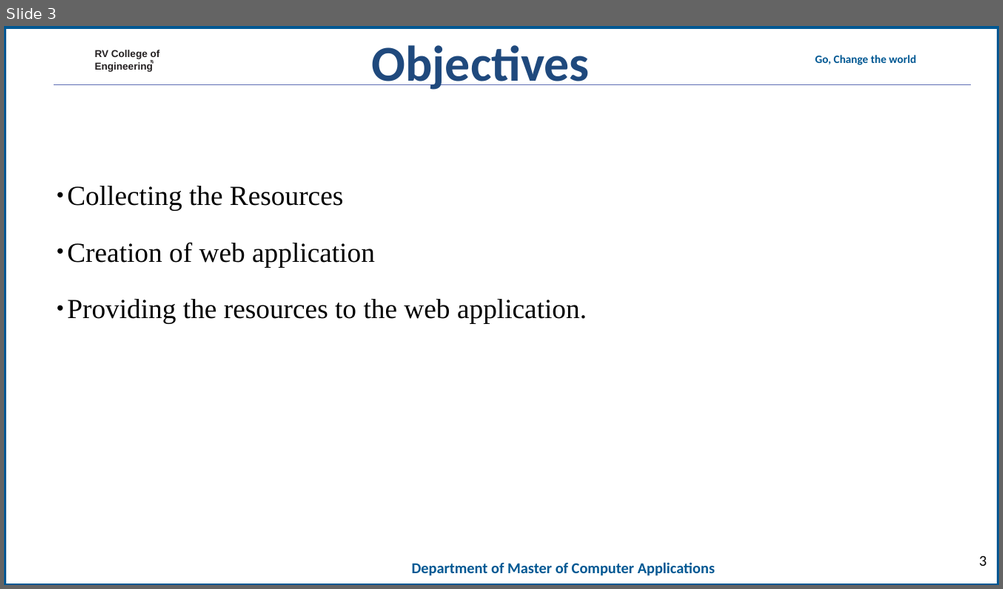
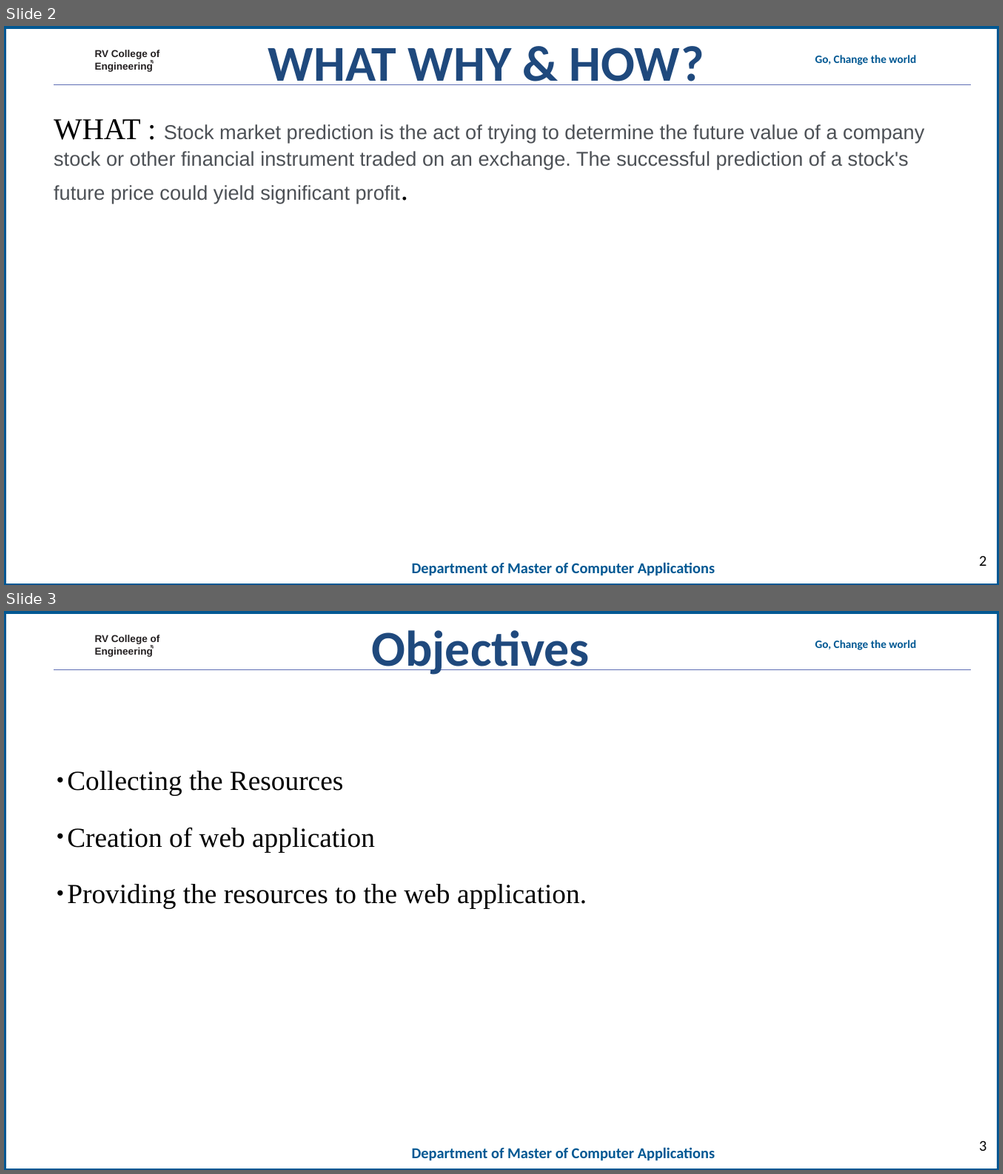
Before and after one commit to mohanrockz/Minor-Project, a slide deck: 20mca36-Minor Project_Phase 2_template.ppt. Shown one above the other, each under a label of ours: slide 3 before the commit, slides 2 and 3 after it. The pictures are 1003x589 and 1003x1174 pixels, drawn with LibreOffice and Linux fonts; fonts in the diff are those of the drawing; background and template pictures are left out. Boxes give left, top, right and bottom in pixels: in the first picture for what was removed or moved away, otherwise in the second. Text is boxed around its words. In the diff, an @@ line names an element or a change of style, - is before the commit and + after.

```diff
--- a/20mca36-Minor Project_Phase 2_template.ppt
+++ b/20mca36-Minor Project_Phase 2_template.ppt
@@ slide 2 added at bbox=[4, 26, 999, 585], background #FFFFFF; not listed: 7 template elements that a slide beside it also shows @@
@@ title added at bbox=[268, 46, 704, 85], 80 pt, text #1F497D, bold @@
+WHAT WHY & HOW?
@@ text added at bbox=[54, 119, 924, 204], 32 pt, text #4D5156 @@
+WHAT : Stock market prediction is the act of trying to determine the future value of a company stock or other financial instrument traded on an exchange. The successful prediction of a stock's future price could yield significant profit.
@@ page number added at bbox=[979, 556, 986, 566], 24 pt, text #000000 @@
+2
```
Also in this commit, not shown: 2 slides changed, 1 slide removed, 1 other file.
